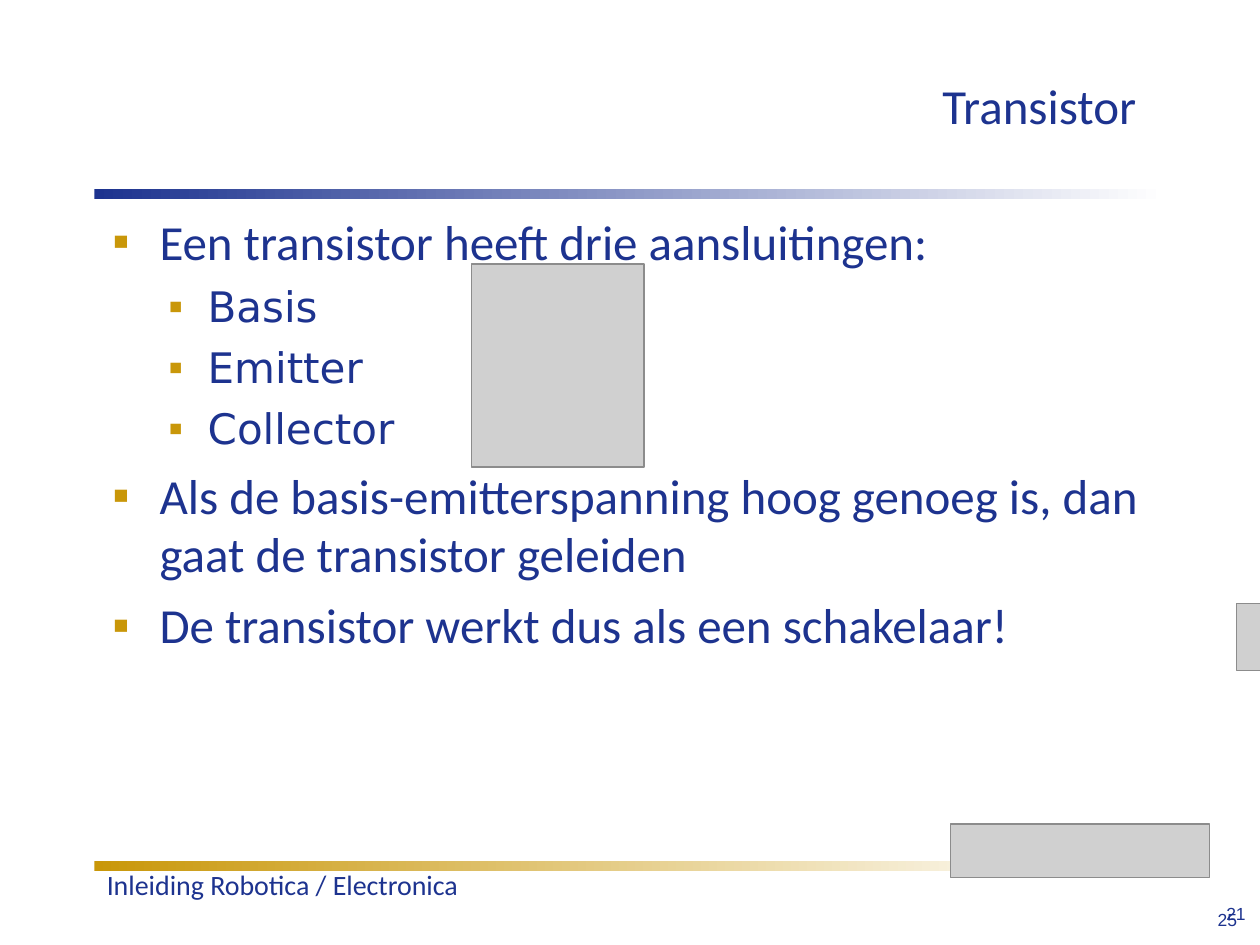
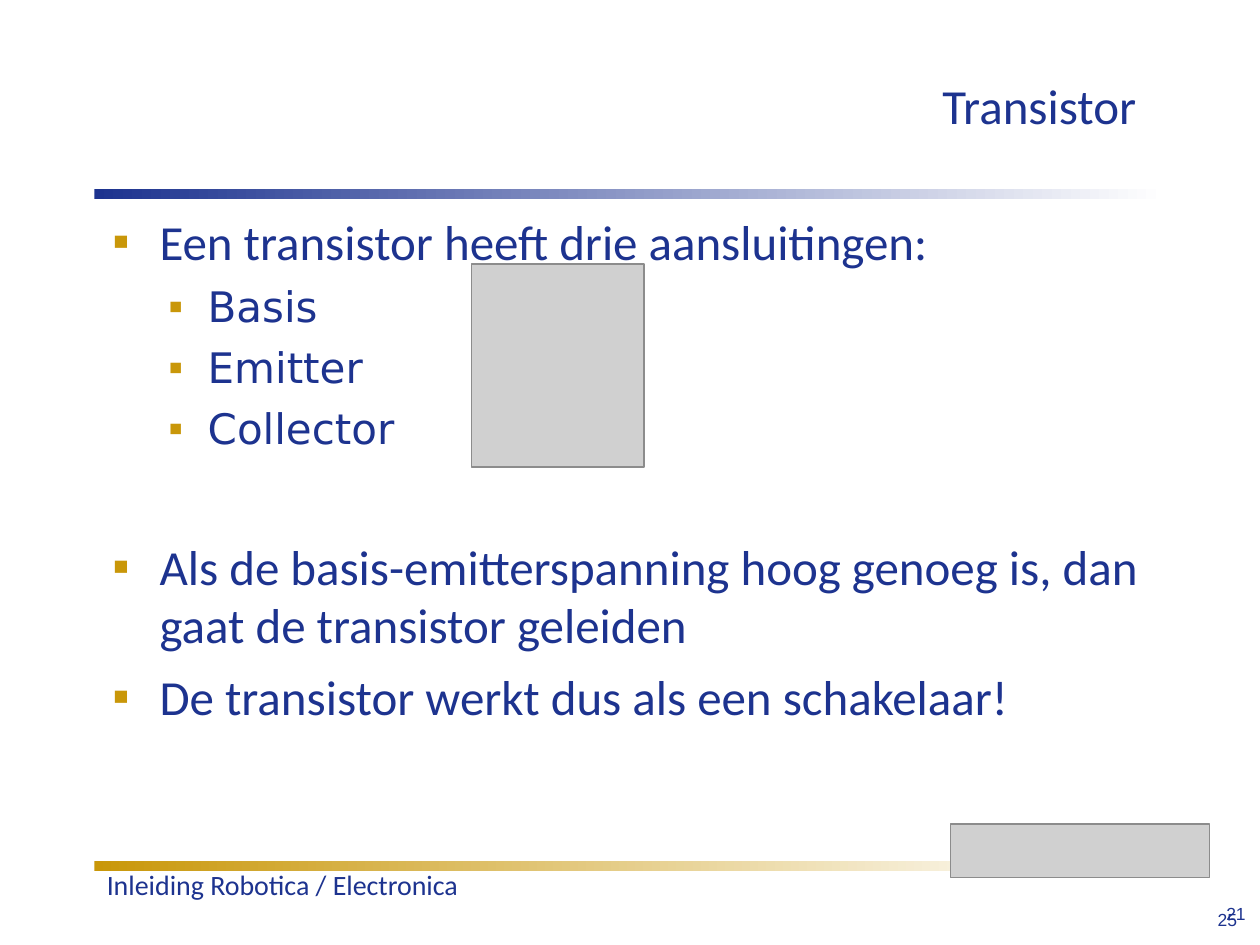
Before and after one commit to humiq/Greendevelopment, a slide deck: slide 25 of trunk/documents/Colleges/ISIROB College 1.ppt. Drawn at 1260x945 pixels with LibreOffice and Linux fonts; fonts in the diff are those of the drawing; grey boxes stand for pictures. Boxes give left, top, right and bottom in pixels: in the first picture for what was removed or moved away, otherwise in the second. Text is boxed around its words. In the diff, an @@ line names an element or a change of style, - is before the commit and + after.

```diff
--- a/trunk/documents/Colleges/ISIROB College 1.ppt
+++ b/trunk/documents/Colleges/ISIROB College 1.ppt
@@ text "Een transistor heeft drie aansluitingen:" rewrapped from <box>160,226,1138,644</box> to <box>160,226,1138,716</box> @@
@@ picture removed at <box>1236,604,1260,670</box> @@
```
Also in this commit, not shown: 2 other slides changed, 4 slides removed, 2 other files.
